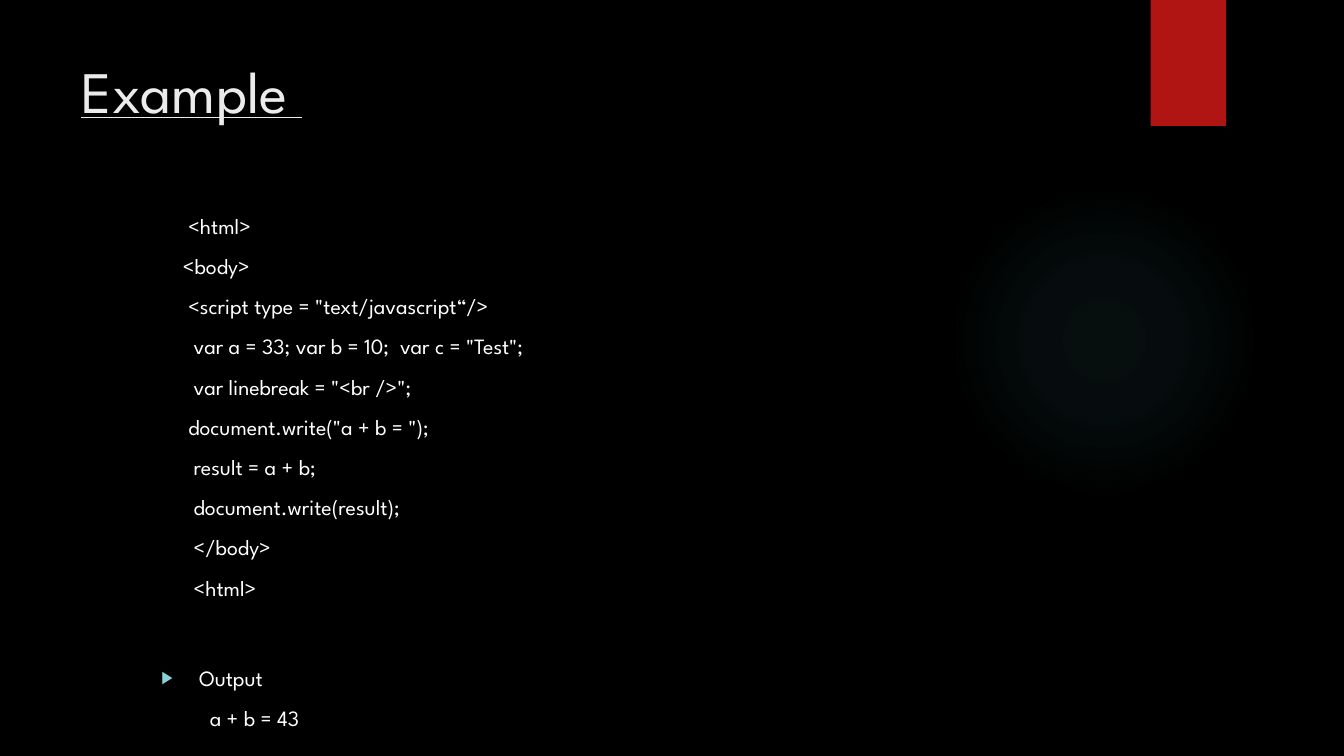
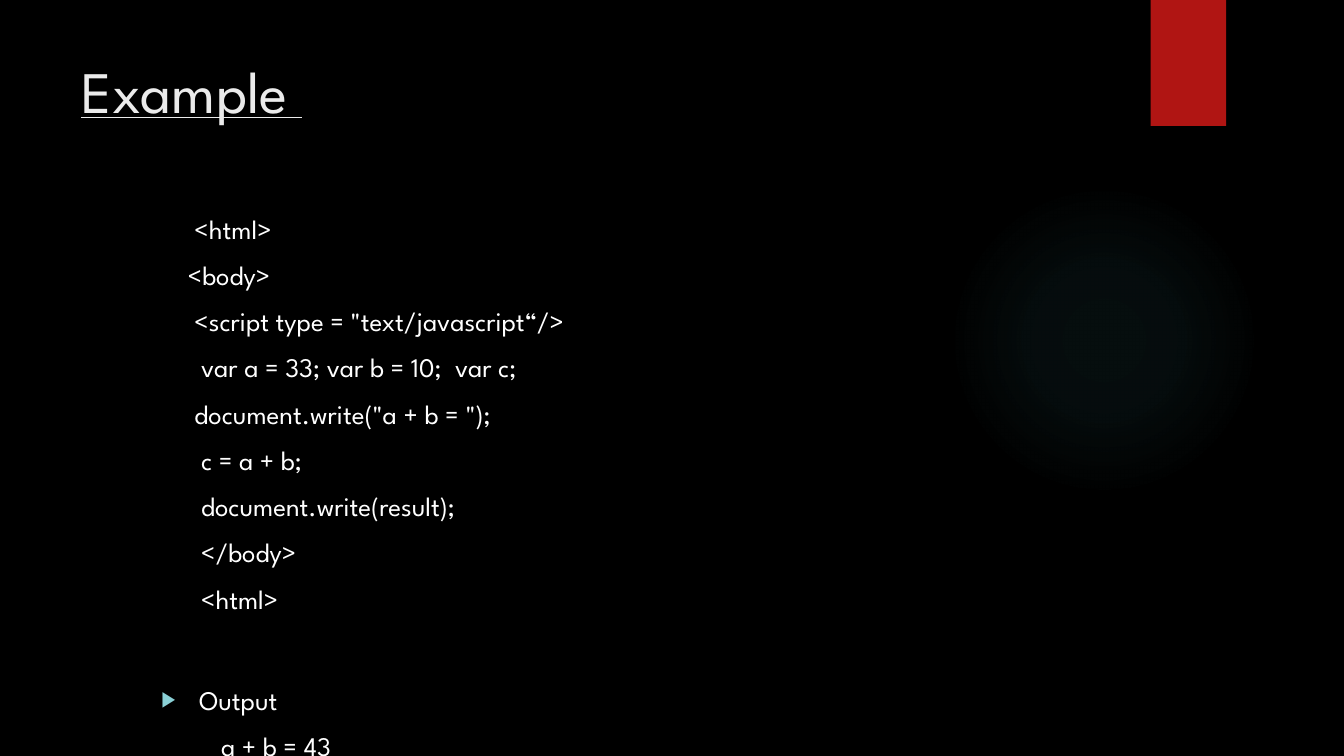
Before and after one commit to prashanthr036/qUnit-WS, a slide deck: slide 10 of docs/TestingQunit.pptx. Drawn at 1344x756 pixels with LibreOffice and Linux fonts; fonts in the diff are those of the drawing; background and template pictures are left out. Boxes give left, top, right and bottom in pixels: in the first picture for what was removed or moved away, otherwise in the second. Text is boxed around its words. In the diff, an @@ line names an element or a change of style, - is before the commit and + after.

```diff
--- a/docs/TestingQunit.pptx
+++ b/docs/TestingQunit.pptx
@@ text at (188,220,564,716): size 15.6 to 19.2 pt in "<html>", "<body>", "<script type = "text/javascript“/>", "document.write("a + b = ");" and 5 more places @@
@@ text at (201,358,516,380): text changed; size 15.6 to 19.2 pt @@
-var a = 33; var b = 10; var c = "Test";
-var linebreak = "<br />";
+var a = 33; var b = 10; var c;
@@ text at (201,451,302,473): text changed; size 15.6 to 19.2 pt @@
-result = a + b;
+c = a + b;
```
Also in this commit, not shown: 4 other slides changed.
